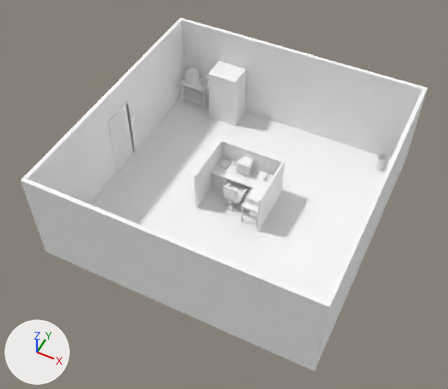
One commit to the glTF model office.glb: the scene before it, then after it.
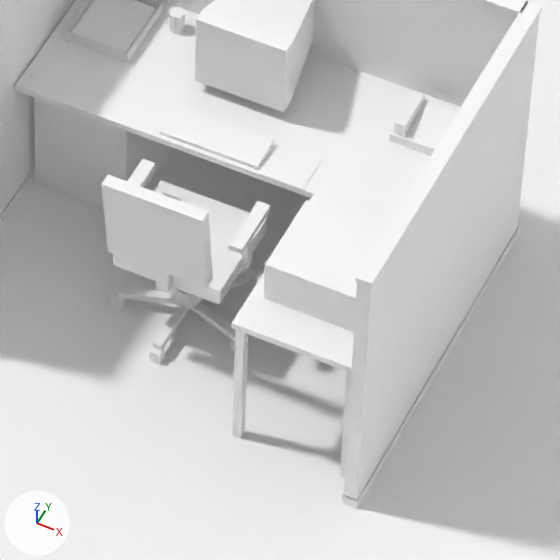
The first picture shows the older version from a 50 mm lens placed at (5.25, -11.4, 14.43), pointed at (-0.15, -0.6, 0.93). The close-ups show the older and then the newer version on the part from 47% to 64% of the width and 41% to 61% of the height of that picture. Only the edits that show in the close-ups are written down. Arrows for +X, +Y and +Z are at lower left; the lights stay in place. Vertices at exactly the same position are counted once.

Names of what the first close-up shows: 'chair', 'env', 'screen' and 1 more.
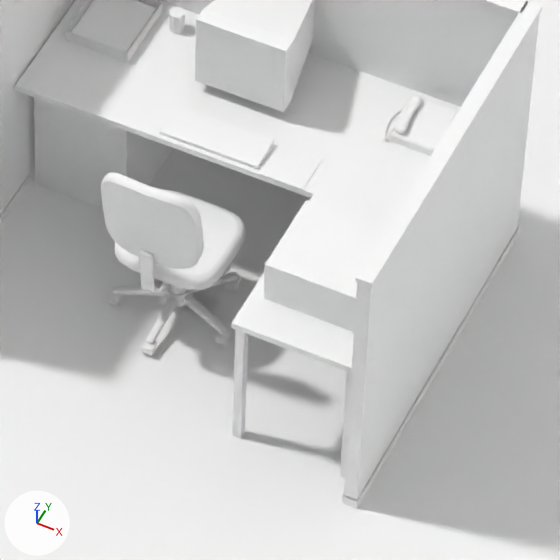
Where the change shows, as pixel boxes [x1, y1, x2, y2] in the close-ups (560 x 560 px):
'chair', reshaped (15% narrower, 11% shorter)
    before: [101, 159, 270, 364]
    after: [101, 173, 245, 356]
part 1 of me_chair, added
    after: [141, 338, 157, 354]
part 2 of me_chair, added
    after: [224, 276, 241, 289]
part 3 of me_chair, added
    after: [215, 332, 231, 344]
part 4 of me_chair, rebuilt
    before: [118, 286, 176, 304]
    after: [113, 285, 168, 297]
part 5 of me_chair, rebuilt (8% narrower, 16% shorter)
    before: [101, 175, 213, 289]
    after: [101, 173, 204, 269]
part 6 of me_chair, rebuilt
    before: [201, 270, 251, 301]
    after: [191, 272, 238, 293]
part 7 of me_chair, rebuilt
    before: [191, 302, 235, 341]
    after: [183, 293, 229, 336]
part 8 of me_chair, rebuilt (15% narrower, 19% shorter)
    before: [113, 180, 267, 304]
    after: [115, 190, 245, 290]
part 9 of me_chair, added
    after: [146, 295, 179, 345]
part 10 of me_chair, added
    after: [139, 250, 165, 292]
part 11 of me_chair, added
    after: [165, 284, 191, 306]
part 12 of me_chair, added (mostly hidden)
    after: [170, 284, 187, 294]
part 13 of me_chair, deleted
    before: [111, 159, 270, 364]
part 14 of me_chair, deleted
    before: [120, 267, 218, 351]

The change, as a diff of the scene's bpy script:
```diff
--- a/office.glb.py
+++ b/office.glb.py
@@ mat_chair_fab @@
+mat_chair_fab = principled_material('chair_fab')
+mat_chair_fab.base_color = (1.0, 1.0, 1.0)  # white #ffffff
+mat_chair_fab.roughness = 1.0
@@ mat_chair_shell @@
+mat_chair_shell = principled_material('chair_shell')
+mat_chair_shell.base_color = (1.0, 1.0, 1.0)  # white #ffffff
+mat_chair_shell.roughness = 1.0
@@ mat_chair_cap @@
+mat_chair_cap = principled_material('chair_cap')
+mat_chair_cap.base_color = (1.0, 1.0, 1.0)  # white #ffffff
+mat_chair_cap.roughness = 1.0
@@ me_chair @@
 # used by ob_chair; location = (0.0, 0.0, 0.0)
-me_chair.from_pydata(...)  # 176 vertices, 258 faces; spans x -0.35..0.27, y -0.43..0.208, z 0.0..1.06
+me_chair.from_pydata(...)  # 1440 vertices, 2658 faces; spans x -0.37..0.2, y -0.416..0.18, z 0.001..1.087
+# me_chair part 1: a new loose piece, a box spanning x -0.111..-0.059, y -0.372..-0.318, z 0.034..0.056, in mat_chair_shell (white #ffffff)
+# me_chair part 2: a new loose piece, a box spanning x 0.049..0.101, y 0.12..0.174, z 0.034..0.056, in mat_chair_shell (white #ffffff)
+# me_chair part 3: a new loose piece, a box spanning x 0.148..0.2, y -0.184..-0.13, z 0.034..0.056, in mat_chair_shell (white #ffffff)
+# me_chair part 4: the loose piece of 8 vertices spanning x -0.331..-0.034, y -0.172..-0.041, z 0.06..0.09 is rebuilt with 70 vertices and now spans x -0.361..-0.106, y -0.163..-0.046, z 0.048..0.123, in mat_chair_shell (white #ffffff)
+# me_chair part 5: the loose piece of 8 vertices spanning x -0.27..0.19, y -0.43..-0.31, z 0.58..1.06 is rebuilt with 387 vertices and now spans x -0.31..0.14, y -0.416..-0.277, z 0.588..1.087
+# me_chair part 6: the loose piece of 8 vertices spanning x -0.056..0.153, y -0.072..0.194, z 0.06..0.09 is rebuilt with 70 vertices and now spans x -0.087..0.095, y -0.05..0.18, z 0.048..0.123, in mat_chair_shell (white #ffffff)
+# me_chair part 7: the loose piece of 8 vertices spanning x -0.046..0.251, y -0.172..-0.041, z 0.06..0.09 is rebuilt with 70 vertices and now spans x -0.064..0.191, y -0.163..-0.046, z 0.048..0.123, in mat_chair_shell (white #ffffff)
+# me_chair part 8: the loose piece of 8 vertices spanning x -0.29..0.21, y -0.28..0.18, z 0.4..0.48 is rebuilt with 395 vertices and now spans x -0.33..0.16, y -0.29..0.18, z 0.406..0.48
+# me_chair part 9: a new loose piece of 70 vertices spanning x -0.109..-0.061, y -0.345..-0.09, z 0.048..0.123, in mat_chair_shell (white #ffffff)
+# me_chair part 10: a new loose piece of 28 vertices spanning x -0.113..-0.057, y -0.39..-0.12, z 0.375..0.676, in mat_chair_shell (white #ffffff)
+# me_chair part 11: a new loose piece of 24 vertices spanning x -0.143..-0.027, y -0.118..-0.002, z 0.075..0.13, in mat_chair_shell (white #ffffff)
+# me_chair part 12: a new loose piece of 24 vertices spanning x -0.122..-0.048, y -0.097..-0.023, z 0.13..0.19, in mat_chair_shell (white #ffffff)
+# me_chair part 13: 10 loose pieces with 80 vertices, spanning x -0.35..0.27, y -0.385..0.208, z 0.0..0.67, are deleted
+# me_chair part 14: 48 vertices removed from x -0.27..0.19, y -0.36..0.15, z 0.06..0.4
+# other edits to the shape of me_chair do not show in these pictures
 me_chair.materials.append(mat_metal)
-me_chair.materials.append(mat_plastic_dk)  # white #ffffff
-me_chair.materials.append(mat_fabric)  # white #ffffff
+me_chair.materials.append(mat_chair_shell)  # white #ffffff
+me_chair.materials.append(mat_chair_fab)  # white #ffffff
+me_chair.materials.append(mat_chair_cap)  # white #ffffff
```
